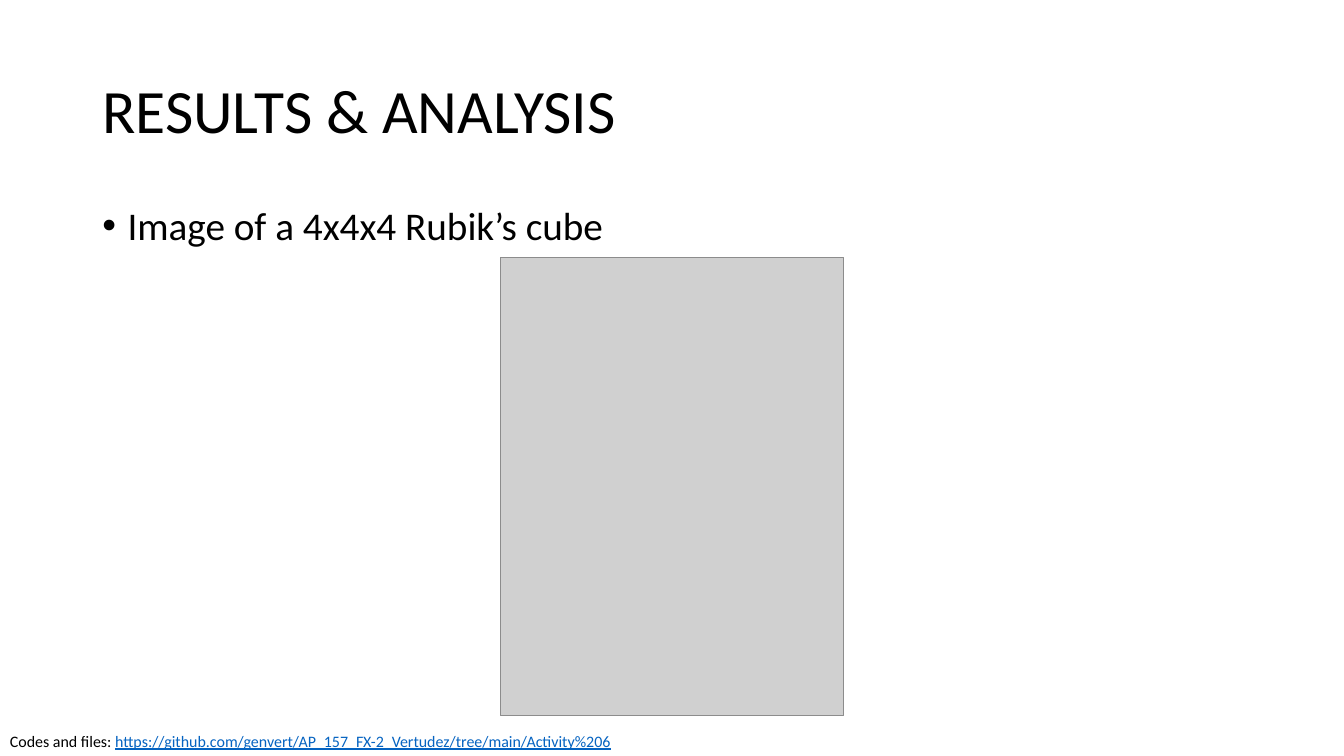
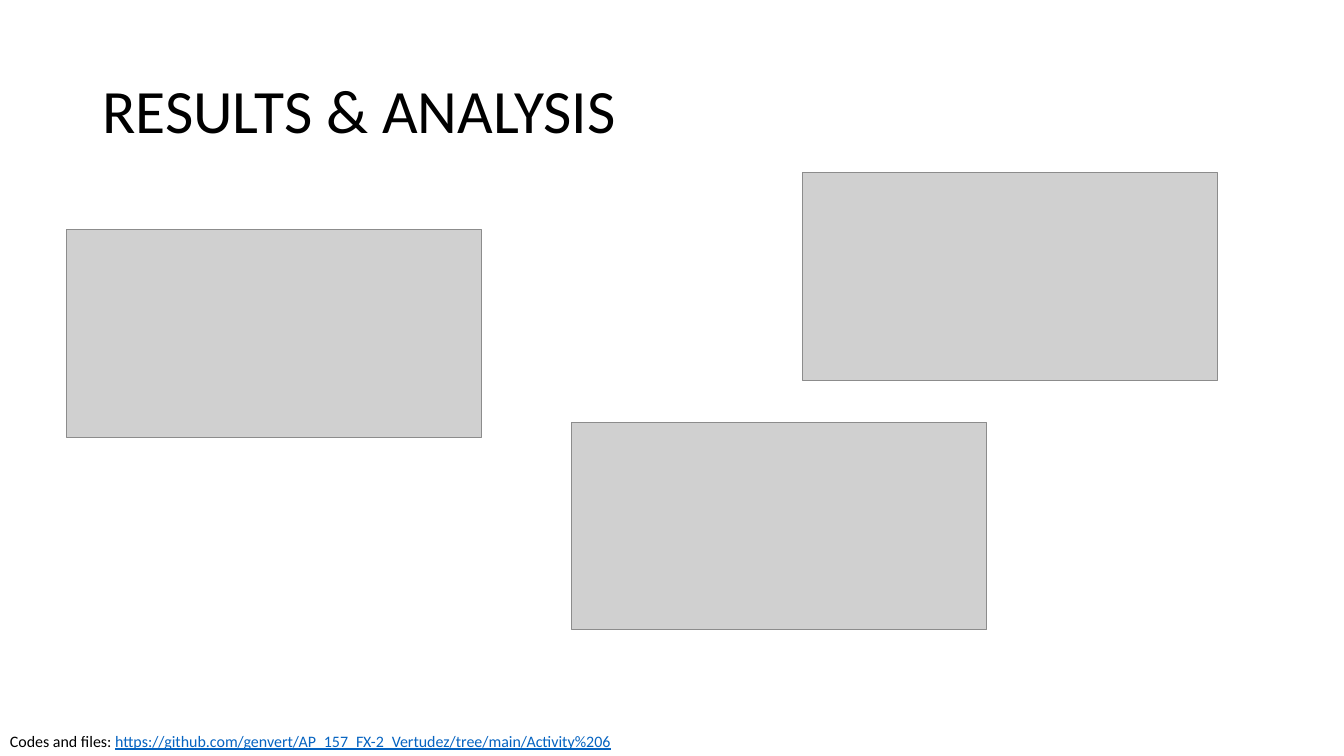
Before and after one commit to genvert/AP_157_FX-2_Vertudez, a slide deck: slide 9 of Activity 06/Vertudez_Activity_6_Report.pptx (slide 8 before the commit). Drawn at 1344x756 pixels with LibreOffice and Linux fonts; fonts in the diff are those of the drawing; grey boxes stand for pictures. Boxes give left, top, right and bottom in pixels: in the first picture for what was removed or moved away, otherwise in the second. Text is boxed around its words. In the diff, an @@ line names an element or a change of style, - is before the commit and + after.

```diff
--- a/Activity 06/Vertudez_Activity_6_Report.pptx
+++ b/Activity 06/Vertudez_Activity_6_Report.pptx
@@ picture added at [803, 173, 1218, 381] @@
@@ picture added at [67, 230, 482, 438] @@
@@ text removed at [128, 212, 603, 247] @@
-• Image of a 4x4x4 Rubik’s cube
@@ picture removed at [500, 257, 844, 716] @@
@@ picture added at [572, 422, 987, 630] @@
```
Also in this commit, not shown: 8 other slides changed, 3 slides removed, 5 other files.
